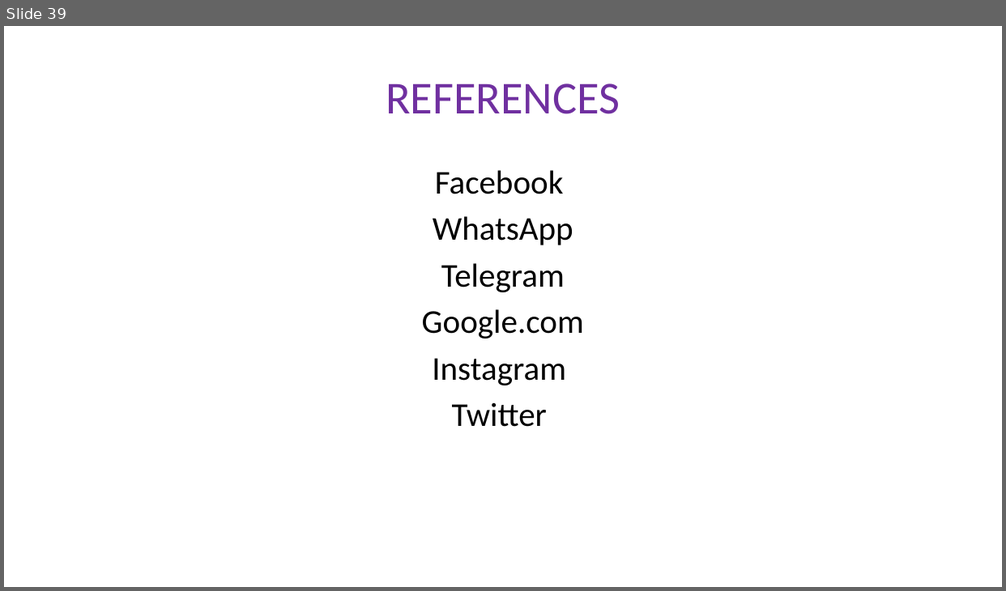
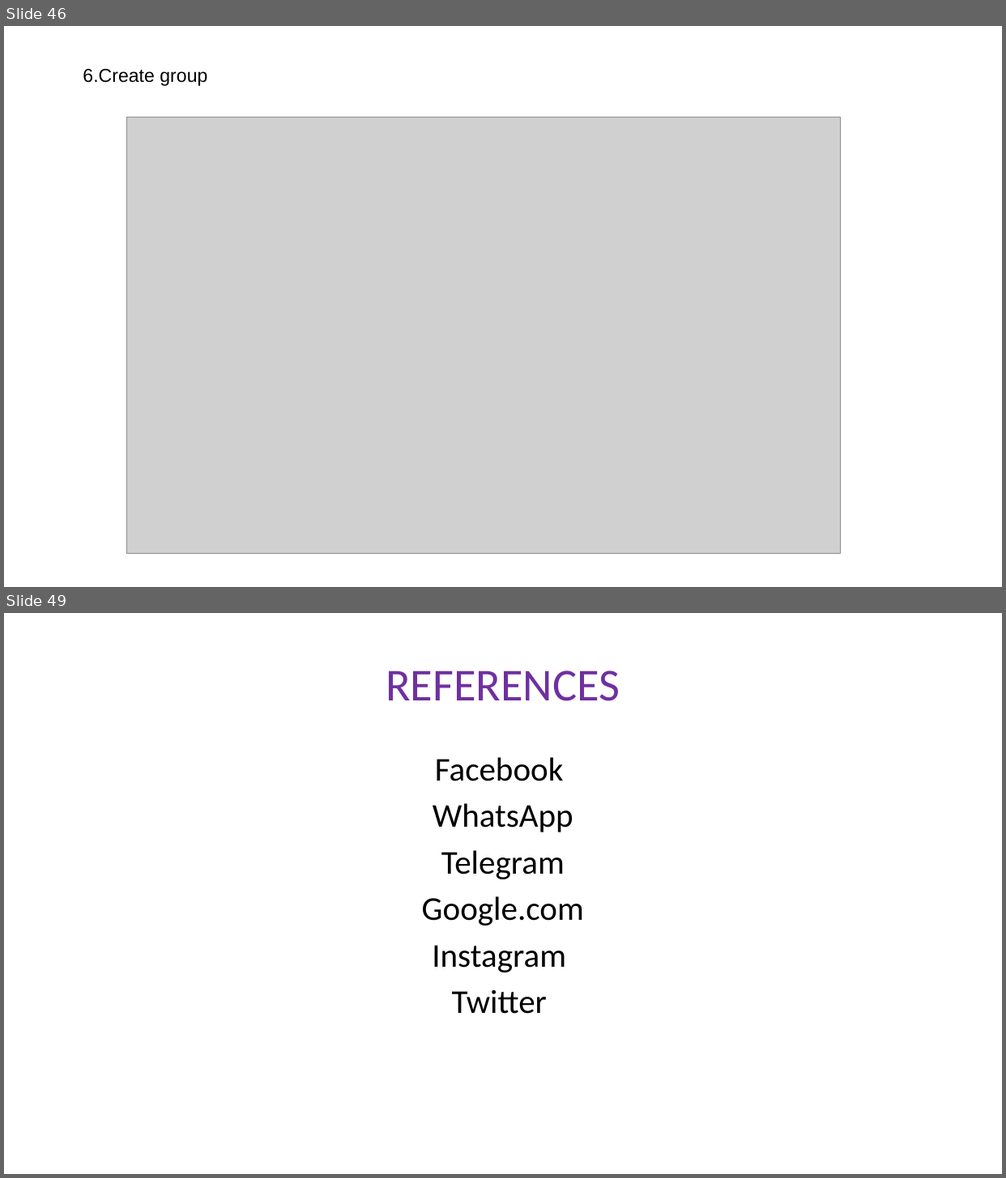
Before and after one commit to gaurangkumar/laravel-social-media, a slide deck: docs/agwis.pptx. Shown one above the other, each under a label of ours: slide 39 before the commit, slides 46 and 49 after it; the slides between them are not shown. The pictures are 1006x591 and 1006x1178 pixels, drawn with LibreOffice and Linux fonts; fonts in the diff are those of the drawing; grey boxes stand for pictures. Boxes give left, top, right and bottom in pixels: in the first picture for what was removed or moved away, otherwise in the second. Text is boxed around its words. In the diff, an @@ line names an element or a change of style, - is before the commit and + after.

```diff
--- a/docs/agwis.pptx
+++ b/docs/agwis.pptx
@@ slide 46 added at bbox=[4, 26, 1002, 587], background #FFFFFF @@
@@ text added at bbox=[83, 69, 207, 86], 18 pt, text #000000 @@
+6.Create group
@@ picture added at bbox=[127, 118, 841, 554] @@
@@ what was slide 39 is now slide 49 @@
```
Also in this commit, not shown: 6 slides changed, 10 other slides added, 1 slide removed, 1 other file.
